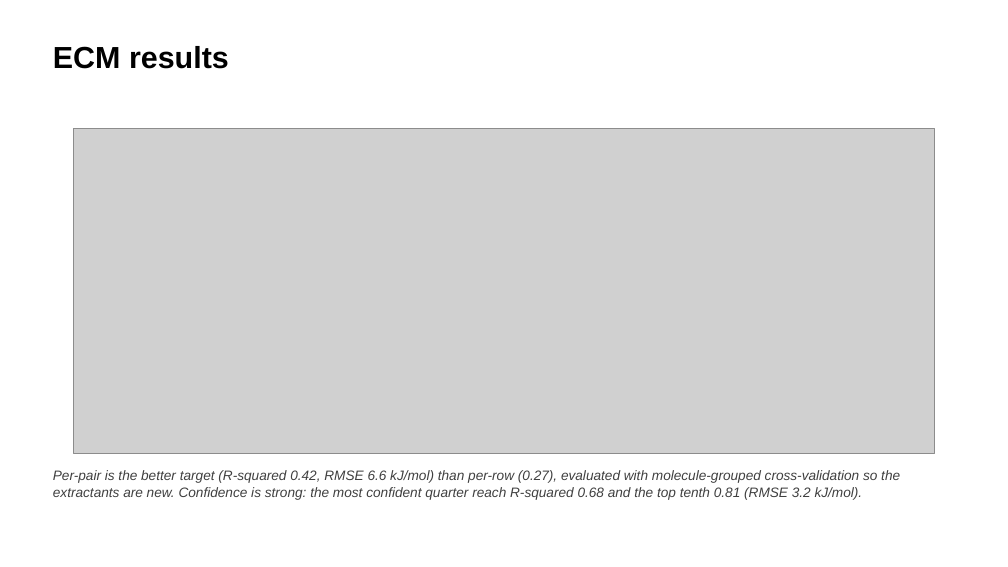
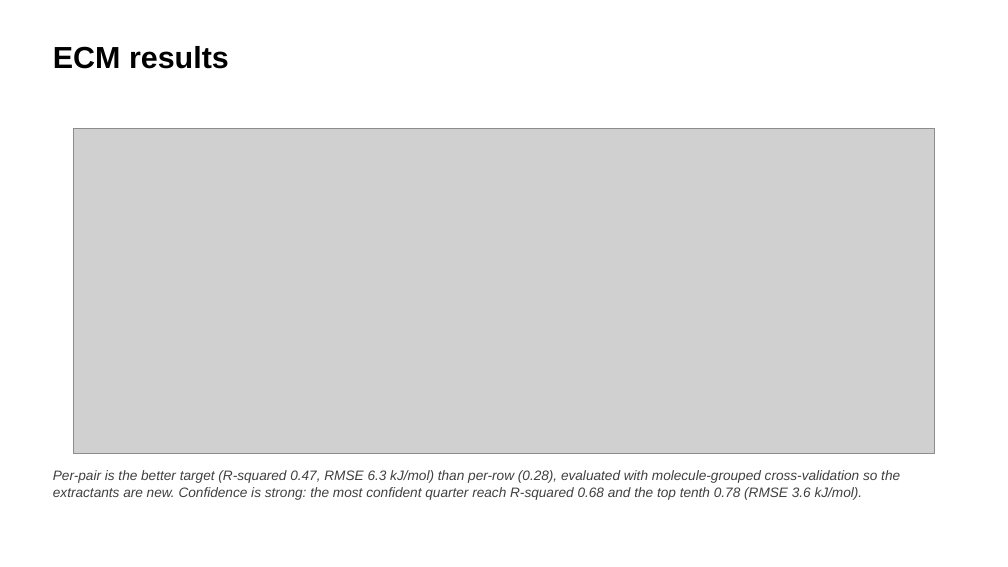
Before and after one commit to SkyEpstein/Machine-learning-to-separate-f-elements-2, a slide deck: slide 24 of docs/REE_Results_Slides_Final.pptx. Drawn at 1008x567 pixels with LibreOffice and Linux fonts; fonts in the diff are those of the drawing; grey boxes stand for pictures. Boxes give left, top, right and bottom in pixels: in the first picture for what was removed or moved away, otherwise in the second. Text is boxed around its words. In the diff, an @@ line names an element or a change of style, - is before the commit and + after.

```diff
--- a/docs/REE_Results_Slides_Final.pptx
+++ b/docs/REE_Results_Slides_Final.pptx
@@ text at box(53, 470, 900, 500): text changed @@
-Per-pair is the better target (R-squared 0.42, RMSE 6.6 kJ/mol) than per-row (0.27), evaluated with molecule-grouped cross-validation so the extractants are new. Confidence is strong: the most confident quarter reach R-squared 0.68 and the top tenth 0.81 (RMSE 3.2 kJ/mol).
+Per-pair is the better target (R-squared 0.47, RMSE 6.3 kJ/mol) than per-row (0.28), evaluated with molecule-grouped cross-validation so the extractants are new. Confidence is strong: the most confident quarter reach R-squared 0.68 and the top tenth 0.78 (RMSE 3.6 kJ/mol).
```
Also in this commit, not shown: 1 slide added, 11 other files.
